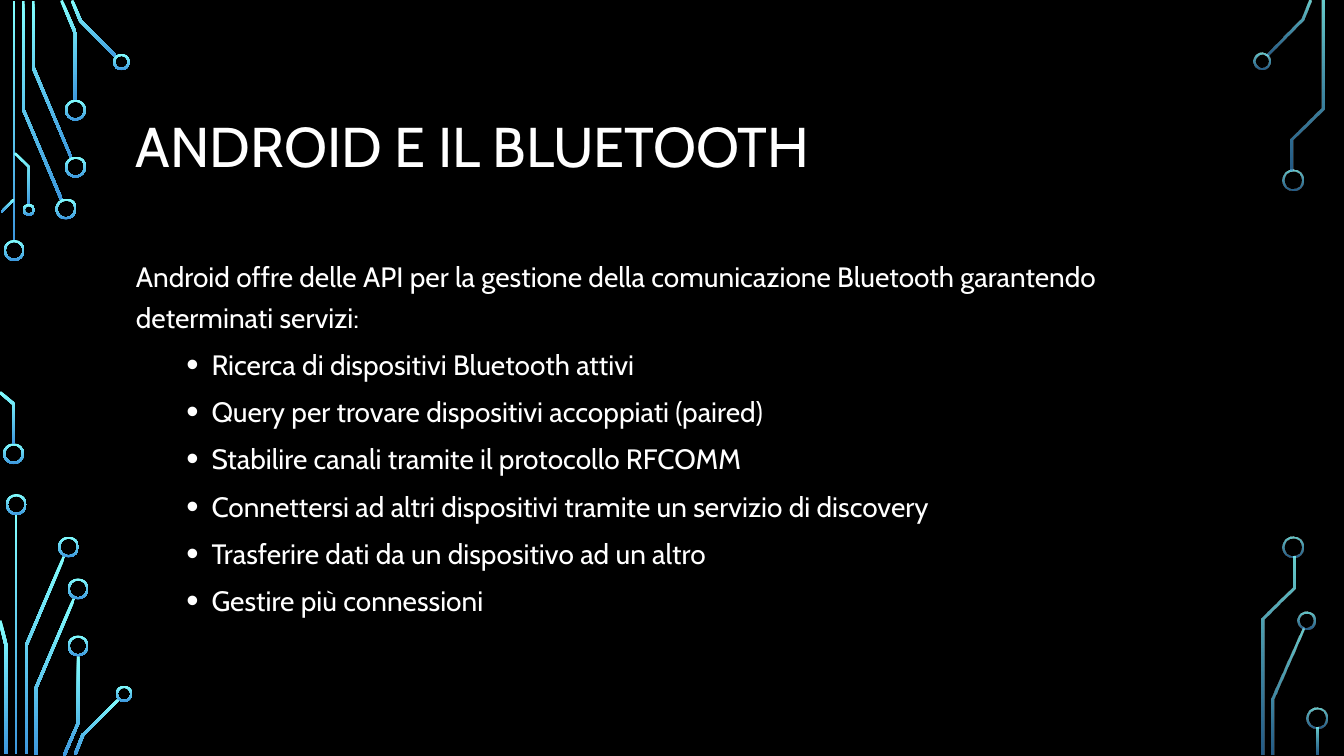
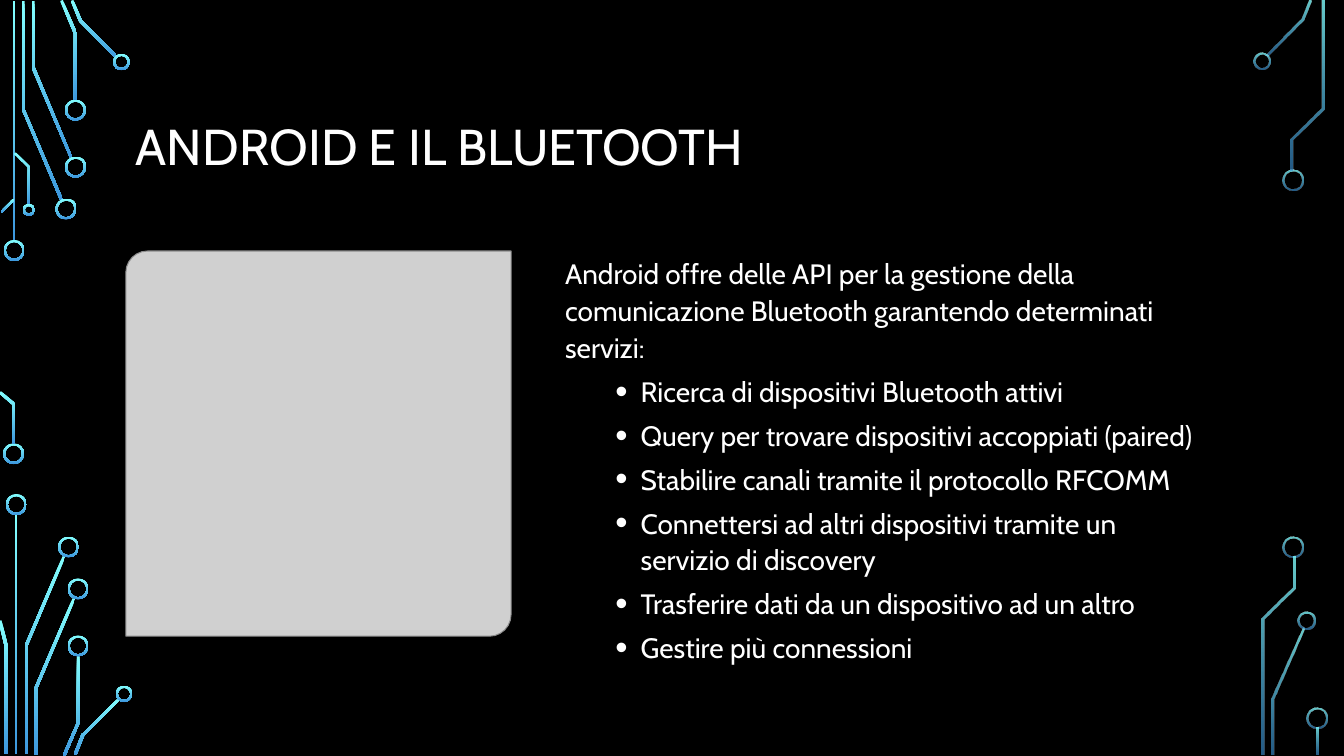
Before and after one commit to FNX-hub/ProgettoMP, a slide deck: slide 3 of Bluetooth.pptx. Drawn at 1344x756 pixels with LibreOffice and Linux fonts; fonts in the diff are those of the drawing; grey boxes stand for pictures; background and template pictures are left out. Boxes give left, top, right and bottom in pixels: in the first picture for what was removed or moved away, otherwise in the second. Text is boxed around its words. In the diff, an @@ line names an element or a change of style, - is before the commit and + after.

```diff
--- a/Bluetooth.pptx
+++ b/Bluetooth.pptx
@@ title "ANDROID E IL BLUETOOTH" at [136, 129, 743, 166]: size 40 to 36 pt @@
@@ picture added at [126, 251, 511, 636] @@
@@ text "Android offre delle API per ...": place and size @@
-text "Android offre delle API per ..." at [136, 266, 1095, 618]
+text "Android offre delle API per ..." at [565, 263, 1193, 621]
@@ text "Android offre delle API per ..." at [565, 263, 1193, 621]: line spacing 1.2 to 1.1 @@
```
Also in this commit, not shown: 10 other slides changed, 13 slides added.
